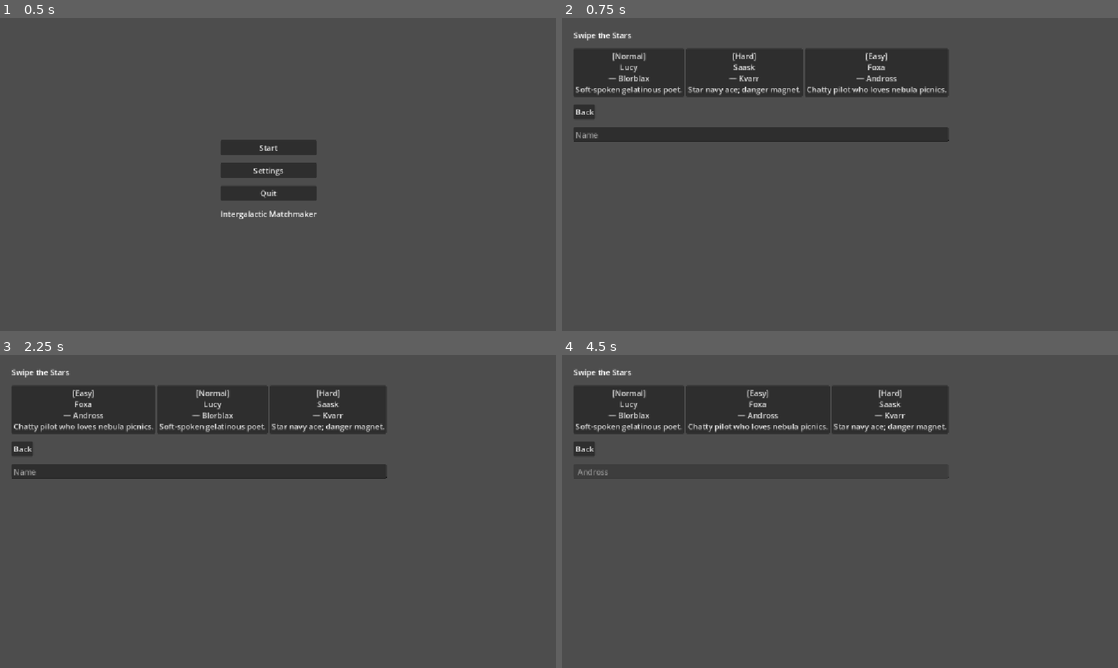
Above: before the commit, frames 1-4 (two rows, left to right).
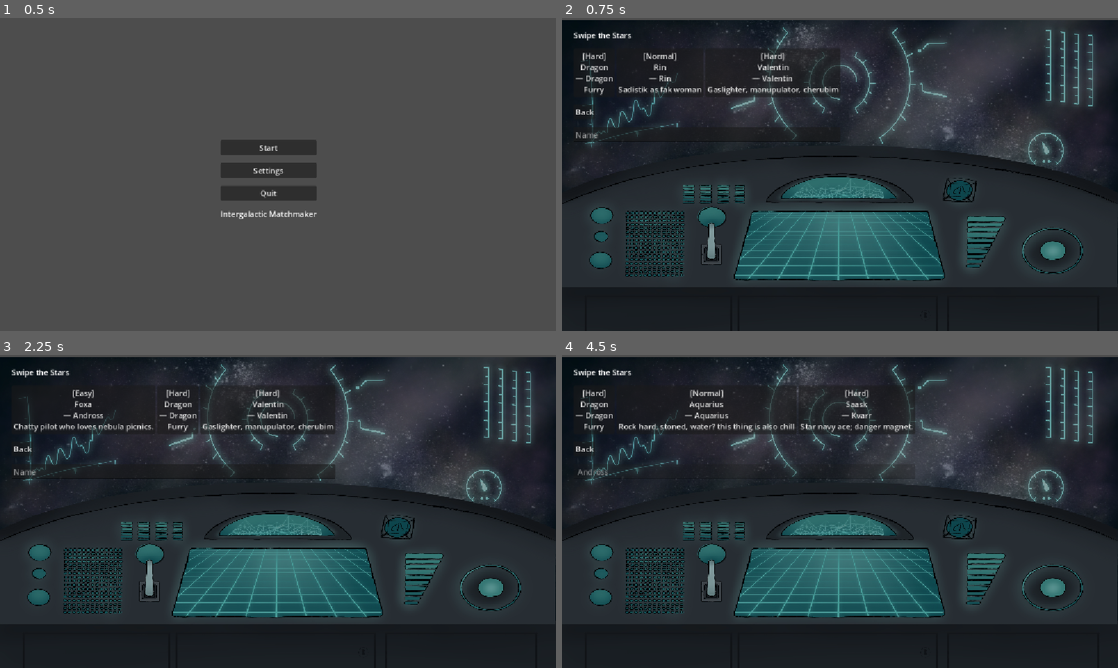
Above: after the commit, the same moments.

Repository: RobinPilt/UTGJ2025_c4
Game: Godot game, scene res://scenes/core/main.tscn
Same seed, same stepped clock (60 frames per second), same inputs: the game is played once before the commit and once after it.
Inputs:
- Up to frame 1 (0.5 s): no input
- Up to frame 2 (0.75 s): click "Start" at 0.5 s
- Up to frame 3 (2.25 s): click "Back" at 1.25 s; click "Start" at 2 s
- Up to frame 4 (4.5 s): click "[Easy] Foxa — Andross Chatty …" at 2.75 s; click "DebugWin" at 3.5 s; click "Marry" at 4.25 s

Frame 1 is identical in both runs. In frame 2, 84% of the frame differs, in the area x 0-100%, y 0-100%; in frame 3, 83%; in frame 4, 85%.

Commit message:
UI stuff

Diff:
--- a/koguja/scenes/minigame/Minigame.gd
+++ b/koguja/scenes/minigame/Minigame.gd
@@ -1,7 +1,6 @@
 # res://scripts/minigame/minigame.gd
 extends Node2D
 
-@onready var back_btn: Button = $"HUD/UIFrame/RightPanel/VBoxContainer/HBoxContainer/BackButton"
 @onready var win_btn: Button = $"HUD/UIFrame/RightPanel/VBoxContainer/HBoxContainer/DebugWinButton"
 @onready var lose_btn: Button = $"HUD/UIFrame/RightPanel/VBoxContainer/HBoxContainer/DebugLoseButton"
 @onready var hearts_label: Label = $"HUD/UIFrame/RightPanel/HeartsLabel"
@@ -49,11 +48,6 @@
 			spawner.start(difficulty_id)
 
 func _ready() -> void:
-	back_btn.pressed.connect(func() -> void:
-		_stop_spawner()
-		GameState.goto(GameState.FlowState.DATING_APP)
-	)
-
 	win_btn.pressed.connect(func() -> void:
 		_go_wedding()
 	)
--- a/koguja/scenes/minigame/Minigame.tscn
+++ b/koguja/scenes/minigame/Minigame.tscn
@@ -24,6 +24,8 @@
 anchor_bottom = 1.0
 grow_horizontal = 2
 grow_vertical = 2
+scale = Vector2(1, 0.9685536)
+theme_override_constants/separation = 1
 
 [node name="LeftPanel" type="PanelContainer" parent="HUD/UIFrame"]
 layout_mode = 2
@@ -58,14 +60,11 @@
 
 [node name="TimerBar" type="ProgressBar" parent="HUD/UIFrame/RightPanel/VBoxContainer"]
 layout_mode = 2
+size_flags_vertical = 4
 value = 100.0
 
 [node name="HBoxContainer" type="HBoxContainer" parent="HUD/UIFrame/RightPanel/VBoxContainer"]
 layout_mode = 2
-
-[node name="BackButton" type="Button" parent="HUD/UIFrame/RightPanel/VBoxContainer/HBoxContainer"]
-layout_mode = 2
-text = "Back"
 
 [node name="DebugWinButton" type="Button" parent="HUD/UIFrame/RightPanel/VBoxContainer/HBoxContainer"]
 layout_mode = 2
--- a/koguja/scenes/minigame/Spawner.gd
+++ b/koguja/scenes/minigame/Spawner.gd
@@ -54,13 +54,6 @@
     _update_playfield_rect()
 
 func _update_playfield_rect() -> void:
-    #if _playfield:
-        # Compute the global rect from the Control
-        # var p: Vector2 = _playfield.global_position
-        # var s: Vector2 = _playfield.size
-        # playfield_rect = Rect2(p, s)
-    #else:
-        # Fallback: center 60% width, full height
     var width_ratio: float = 0.5
     var w: float = viewport_size.x * width_ratio
     var x: float = (viewport_size.x - w) * 0.5
--- a/koguja/scenes/ui/DatingApp.gd
+++ b/koguja/scenes/ui/DatingApp.gd
@@ -28,6 +28,48 @@
 		"blurb": "Star navy ace; danger magnet.",
 		"sprite_path": "res://assets/art/char/saask.png"
 	},
+	{
+		"display_name": "Aquarius",
+		"family_name": "Aquarius",
+		"difficulty_id": "normal",
+		"blurb": "Rock hard, stoned, water? this thing is also chill",
+		"sprite_path": "res://assets/art/char/aquarius.png"
+	},
+	{
+		"display_name": "Dragon",
+		"family_name": "Dragon",
+		"difficulty_id": "hard",
+		"blurb": "Furry",
+		"sprite_path": "res://assets/art/char/dragon.png"
+	},
+	{
+		"display_name": "Rin",
+		"family_name": "Rin",
+		"difficulty_id": "normal",
+		"blurb": "Sadistik as fak woman",
+		"sprite_path": "res://assets/art/char/rin.png"
+	},
+	{
+		"display_name": "Serena",
+		"family_name": "Serena",
+		"difficulty_id": "easy",
+		"blurb": "Wild woman, chemistry stuff, sadistic?",
+		"sprite_path": "res://assets/art/char/serena.png"
+	},
+	{
+		"display_name": "Valentin",
+		"family_name": "Valentin",
+		"difficulty_id": "hard",
+		"blurb": "Gaslighter, manupulator, cherubim",
+		"sprite_path": "res://assets/art/char/valentin.png"
+	},
+	{
+		"display_name": "Victor",
+		"family_name": "Victor",
+		"difficulty_id": "normal",
+		"blurb": "Alcoholic, chill dude, fight? Yes. gambler",
+		"sprite_path": "res://assets/art/char/victor.png"
+	}
 ]
 
 func _ready() -> void:
--- a/koguja/scenes/ui/DatingApp.tscn
+++ b/koguja/scenes/ui/DatingApp.tscn
@@ -1,6 +1,7 @@
-[gd_scene load_steps=2 format=3 uid="uid://ckkpfxlaoi1uv"]
+[gd_scene load_steps=3 format=3 uid="uid://ckkpfxlaoi1uv"]
 
 [ext_resource type="Script" uid="uid://crigg5a3eskuv" path="res://scenes/ui/DatingApp.gd" id="1_yc0ul"]
+[ext_resource type="Texture2D" uid="uid://cog5jcyv45fqe" path="res://assets/art/paneel.jpeg" id="2_tusji"]
 
 [node name="DatingApp" type="Control"]
 layout_mode = 3
@@ -43,3 +44,10 @@
 layout_mode = 2
 placeholder_text = "Name"
 max_length = 30
+
+[node name="Paneel" type="Sprite2D" parent="."]
+modulate = Color(0.62152386, 0.62152386, 0.6215238, 1)
+z_index = -1025
+position = Vector2(576, 328)
+scale = Vector2(0.3, 0.3)
+texture = ExtResource("2_tusji")
